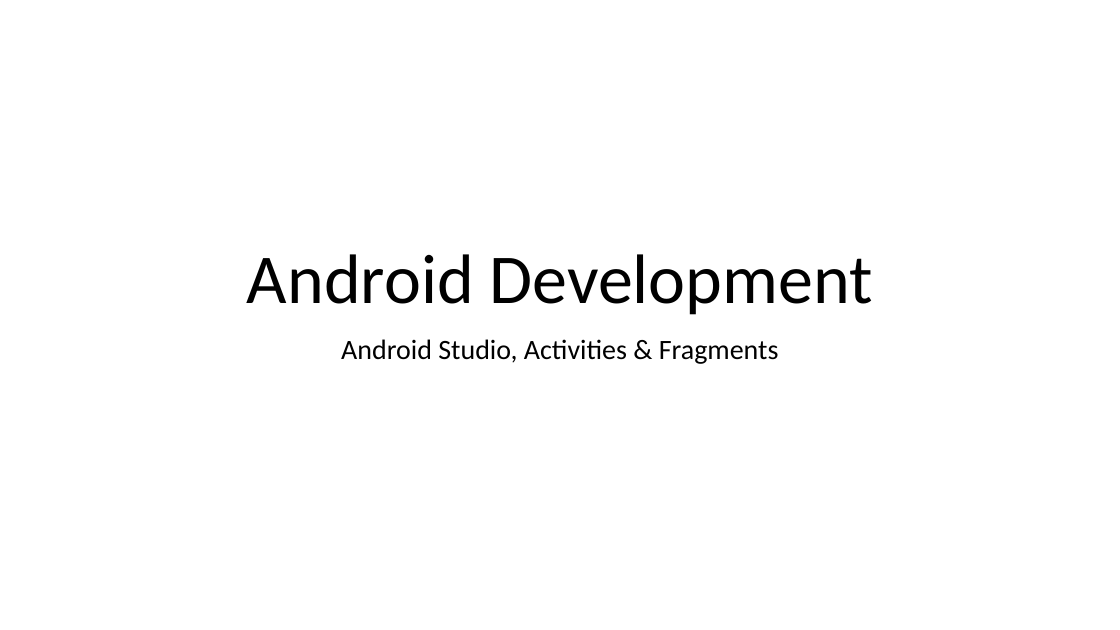
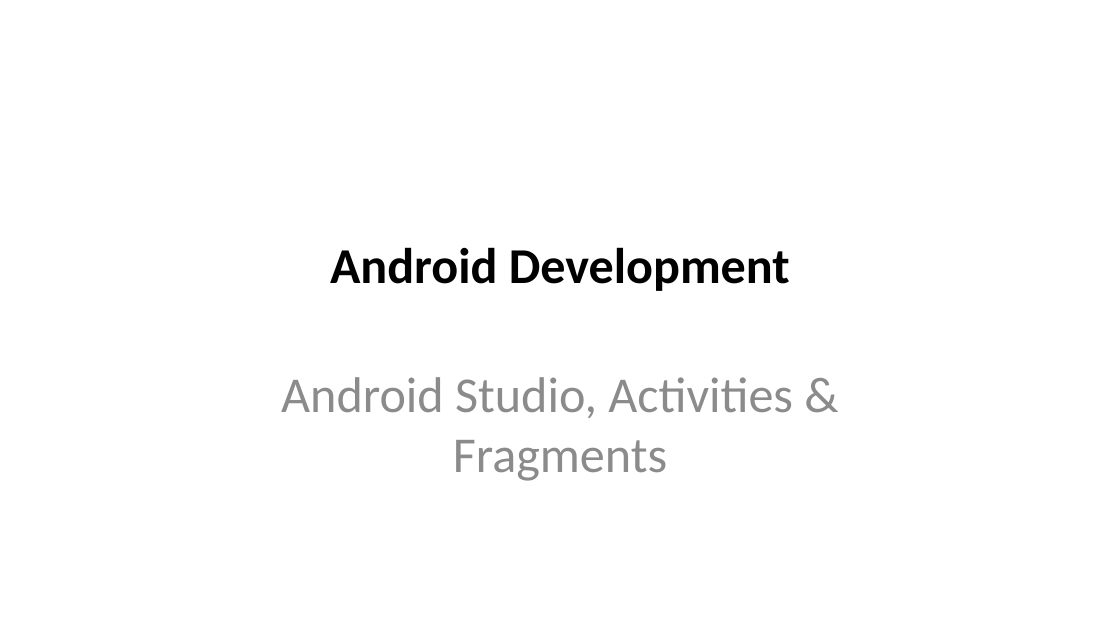
Before and after one commit to Batch-xx/Android-Lunch-Learn, a slide deck: slide 1 of slides/Android Studio_Activities_Fragments.pptx. Drawn at 1120x630 pixels with LibreOffice and Linux fonts; fonts in the diff are those of the drawing; background and template pictures are left out. Boxes give left, top, right and bottom in pixels: in the first picture for what was removed or moved away, otherwise in the second. Text is boxed around its words. In the diff, an @@ line names an element or a change of style, - is before the commit and + after.

```diff
--- a/slides/Android Studio_Activities_Fragments.pptx
+++ b/slides/Android Studio_Activities_Fragments.pptx
@@ title "Android Development": place and size @@
-title "Android Development" at box(247, 254, 873, 315)
+title "Android Development" at box(330, 247, 790, 291)
@@ title "Android Development" at box(330, 247, 790, 291): size 60 to 43 pt, bold on; line spacing 0.9 to 1; vertical alignment bottom to middle @@
@@ subtitle "Android Studio, Activities & Fragments": place and size @@
-subtitle "Android Studio, Activities & Fragments" at box(341, 339, 779, 364)
+subtitle "Android Studio, Activities & Fragments" at box(281, 377, 793, 481)
@@ subtitle "Android Studio, Activities & Fragments" at box(281, 377, 793, 481): size 24 to 43 pt, text colour #000000 to #8C8C8C; line spacing 0.9 to 1; less space between paragraphs @@
```
Also in this commit, not shown: 11 other slides changed, 10 slides added, 1 slide removed, 2 other files.
